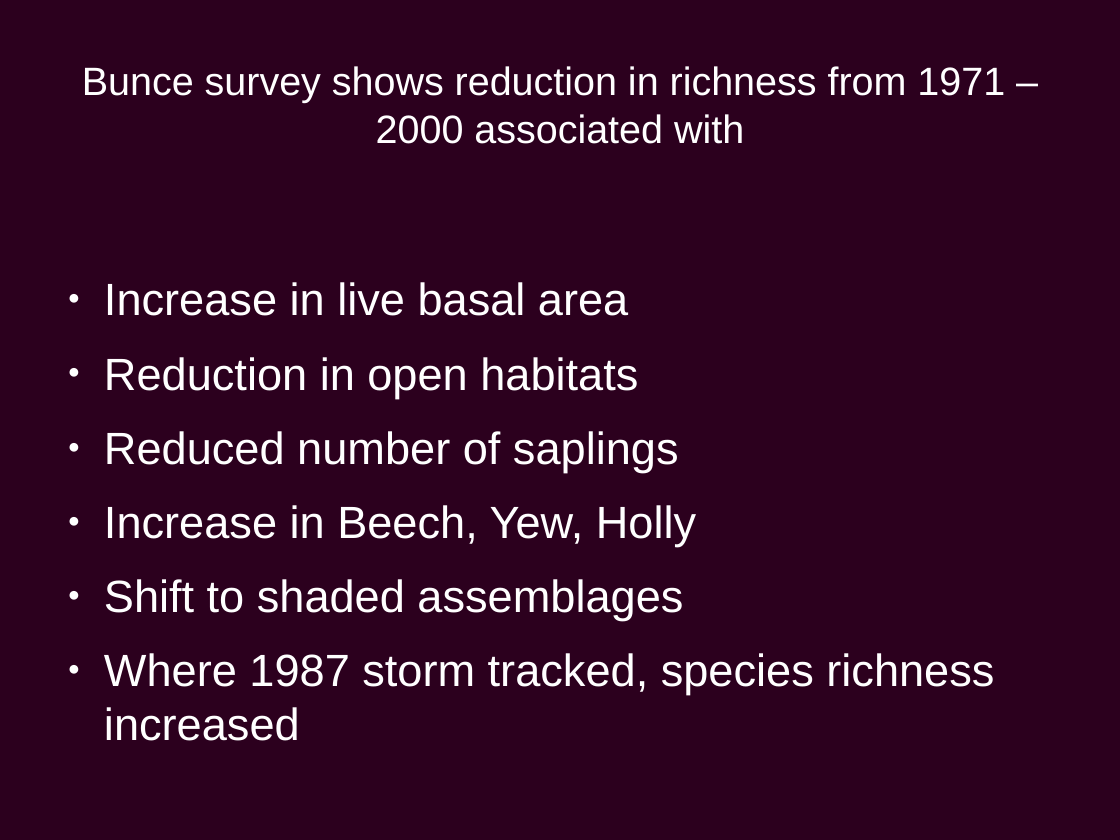
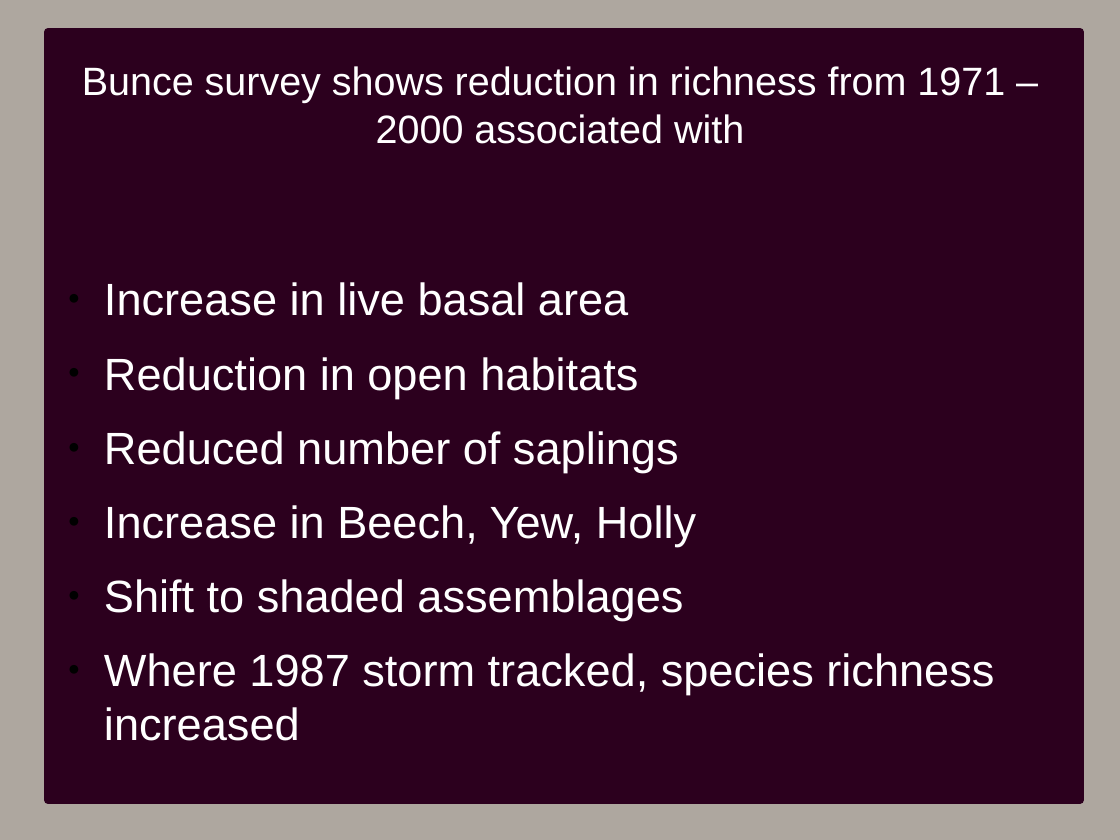
Before and after one commit to PetraGuy/CMEECourseWork, a slide deck: slide 3 of CMEEMainProject/Talk1.odp. Drawn at 1120x840 pixels with LibreOffice and Linux fonts; fonts in the diff are those of the drawing. Boxes give left, top, right and bottom in pixels: in the first picture for what was removed or moved away, otherwise in the second. Text is boxed around its words. In the diff, an @@ line names an element or a change of style, - is before the commit and + after.

```diff
--- a/CMEEMainProject/Talk1.odp
+++ b/CMEEMainProject/Talk1.odp
@@ background #2C001E to #AEA79F @@
@@ rectangle added at (48, 32, 1080, 800), fill #2C001E, outline #2C001E 5.67 pt @@
@@ text "Increase in live basal area" at (104, 282, 994, 695): bullet colour #FFFFFF to #000000 @@
```
Also in this commit, not shown: 4 other slides changed, 7 slides added, 1 slide removed, 25 other files.
